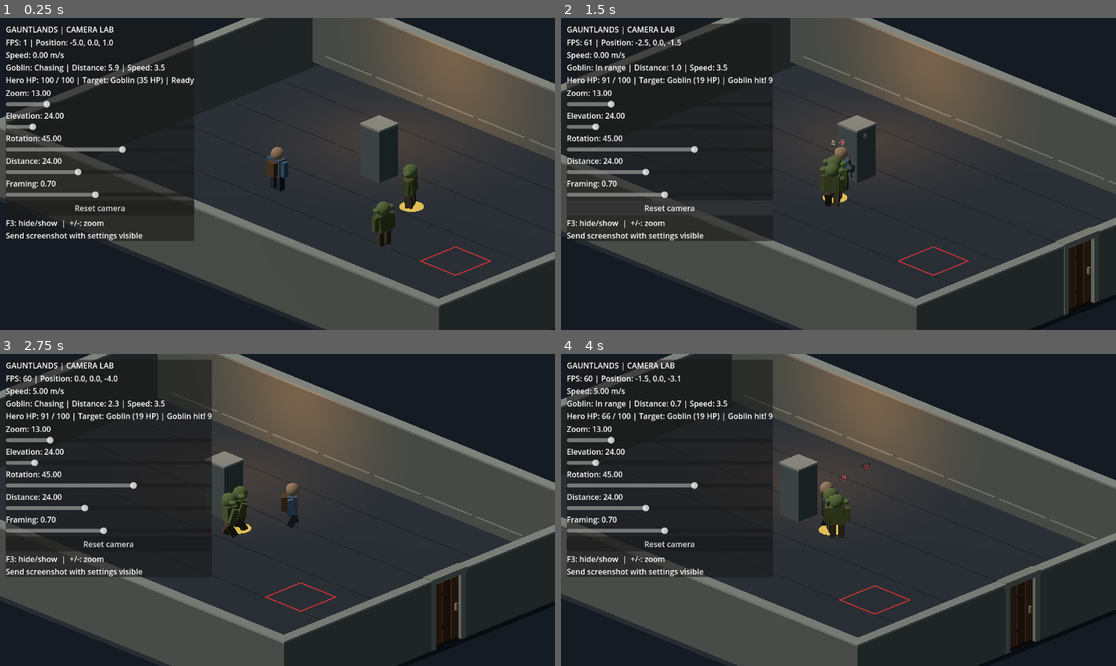
Above: before the commit, frames 1-4 (two rows, left to right).
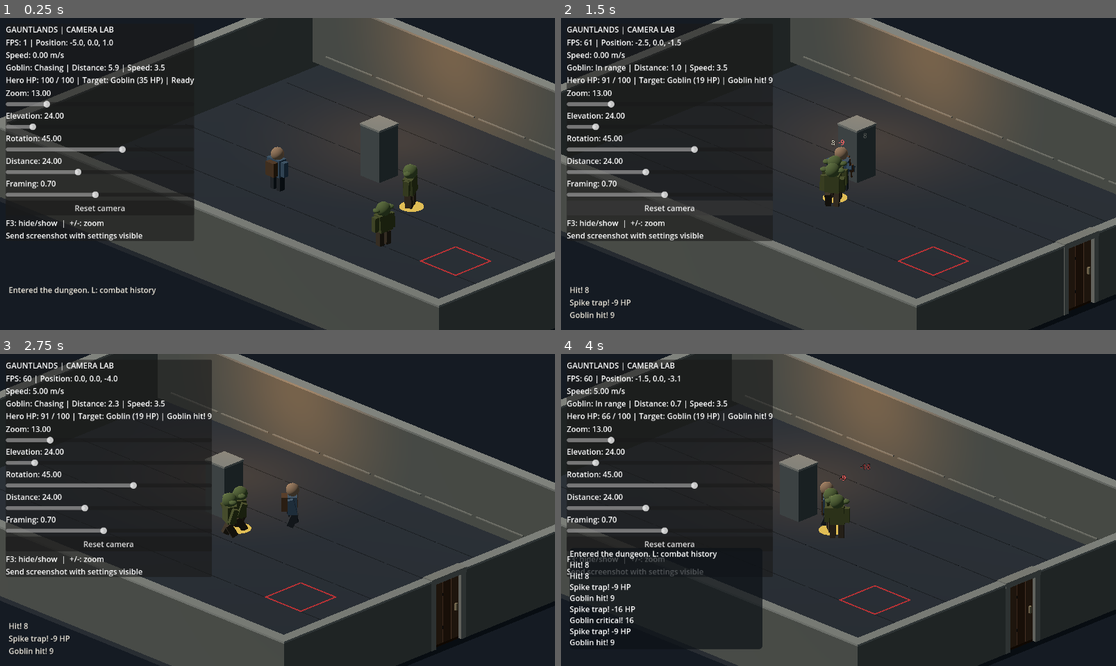
Above: after the commit, the same moments.

Repository: Jonty303/Project-Gauntlands
Game: Godot game, scene res://scenes/experiment_25d.tscn
Two runs of this game, one before a commit and one after it. Both use one fixed random seed, a clock stepped at 60 frames per second and the inputs below. This scene is started directly instead of the project's main scene.
Inputs (mouse positions are in pixels of both pictures, inside the frame that each line leads up to):
- Up to frame 1 (0.25 s): no input
- Up to frame 2 (1.5 s): tap Enter (ui_accept) at 0.5, 0.77 s; move the mouse to (960, 158) at 0.52 s; hold D (move_right) 0.53-1.25 s; hold Space (attack) 0.53-1.25 s; click (960, 158) at 0.67 s; drag from (727, 189) to (810, 236) at 1.27 s
- Up to frame 3 (2.75 s): move the mouse to (333, 441) at 2.02 s; hold D (move_right) from 2.03 s (still down); tap Q (target_previous) at 2.1 s
- Up to frame 4 (4 s): release D (move_right) at 2.75 s; drag from (810, 572) to (672, 463) at 2.77 s; move the mouse to (1005, 556) at 3.52 s; hold A (move_left) from 3.53 s (still down); tap L at 3.6 s; tap Enter (ui_accept) at 3.77 s

The runs differ from the first frame. In frame 1, 0.3% of the frame differs, in the area x 1-29%, y 86-89%; in frame 2, 0.2%; in frame 3, 0.2%; in frame 4, 7.1%, in the area x 1-37%, y 63-95%.

Commit message:
Connect combat events to on-screen log and toggleable history

Diff:
--- a/scripts/experiment_25d.gd
+++ b/scripts/experiment_25d.gd
@@ -6,6 +6,7 @@
 const GOBLIN_STOP := 1.65
 const GOBLIN_ATTACK_COOLDOWN := 1.45
 const GOBLIN_WINDUP := 0.48
+const COMBAT_LOG_UI = preload("res://scripts/combat_log_25d.gd")
 const SPIKE_TRAP = preload("res://scripts/spike_trap_25d.gd")
 const CHARACTER_ANIMATION = preload("res://scripts/character_animation_25d.gd")
 const DEBUG_OVERLAY = preload("res://scripts/debug_overlay_25d.gd")
@@ -32,7 +33,12 @@
 var target_marker: MeshInstance3D
 var attack_held := false
 var attack_timer := 0.0
-var combat_log := "Ready"
+var combat_log := "Ready":
+    set(value):
+        combat_log = value
+        if is_instance_valid(combat_log_ui):
+            combat_log_ui.call("add_message", value)
+var combat_log_ui: CanvasLayer
 var goblin_health: Dictionary = {}
 var goblin_home: Dictionary = {}
 var goblin_ai: Dictionary = {}
@@ -93,6 +99,11 @@
     overlay.set_script(DEBUG_OVERLAY)
     overlay.call("configure", camera, hero, self)
     add_child(overlay)
+    combat_log_ui = CanvasLayer.new()
+    combat_log_ui.name = "CombatHistory"
+    combat_log_ui.set_script(COMBAT_LOG_UI)
+    add_child(combat_log_ui)
+    combat_log_ui.call("add_message", "Entered the dungeon. L: combat history")
     var sun := DirectionalLight3D.new()
     sun.rotation_degrees = Vector3(-55,-35,0)
     sun.light_energy = 0.5
